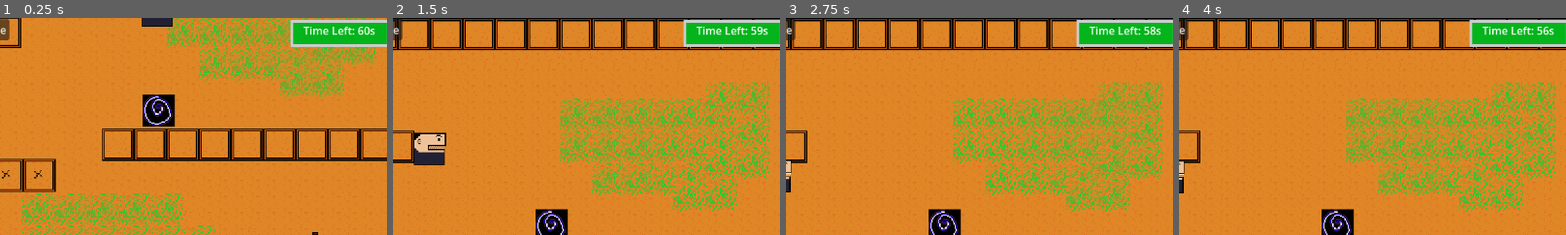
Above: before the commit, frames 1-4 (left to right).
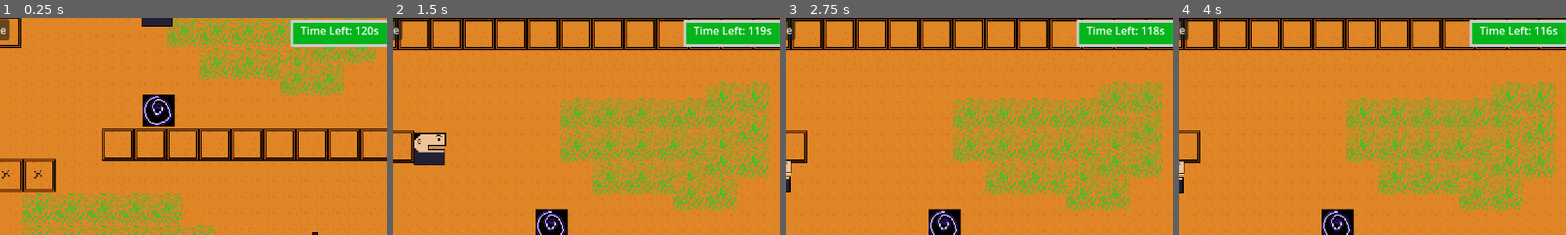
Above: after the commit, the same moments.

Repository: maltech0005-tech/Burper
Game: Godot game, scene res://scenes/game.tscn
Same seed, same stepped clock (60 frames per second), same inputs: the game is played once before the commit and once after it.
Inputs:
- Up to frame 1 (0.25 s): no input
- Up to frame 2 (1.5 s): tap Enter at 0.5 s; hold Up (up) 0.53-1.28 s; hold Right (right) from 0.53 s (still down); tap Alt at 1.35 s
- Up to frame 3 (2.75 s): tap Up (up) at 1.52, 1.55, 1.82 s; release Right (right) at 2.03 s; hold Left (left) from 2.03 s (still down); hold Up (up) from 2.03 s (still down); tap Shift at 2.1 s
- Up to frame 4 (4 s): release Left (left) at 2.78 s; release Up (up) at 2.78 s; hold Right (right) from 2.78 s (still down); tap Up (up) at 2.85, 3.02, 3.32 s; hold Up (up) from 3.53 s (still down); tap Alt at 3.6 s
The pictures show only the part of the screen within x 49-99%, y 0-50%; the shares and areas given below are measured in that part.

The runs differ from the first frame. In frame 1, 0.5% of the frame differs, in the area x 77-98%, y 4-9%; in frame 2, 0.5%; in frame 3, 0.5%; in frame 4, 0.5%.

Commit message:
updated the displayes and added audio

Diff:
--- a/scenes/block.tscn
+++ b/scenes/block.tscn
@@ -1,7 +1,9 @@
-[gd_scene load_steps=9 format=3 uid="uid://c0dmcy8suvthm"]
+[gd_scene load_steps=11 format=3 uid="uid://c0dmcy8suvthm"]
 
 [ext_resource type="Texture2D" uid="uid://ccliveox0nqo4" path="res://assets/BurperSpriteSheet.png" id="1_8r6n6"]
 [ext_resource type="Script" uid="uid://dj8xxklpg17mj" path="res://script/block.gd" id="1_cgrg5"]
+[ext_resource type="AudioStream" uid="uid://cu0iomcjpicyb" path="res://assets/block_cracking.mp3" id="3_4kun4"]
+[ext_resource type="AudioStream" uid="uid://bmlrrjyr8r26w" path="res://assets/block_broken.mp3" id="3_ojgcc"]
 
 [sub_resource type="AtlasTexture" id="AtlasTexture_cgrg5"]
 atlas = ExtResource("1_8r6n6")
@@ -72,6 +74,14 @@
 
 [node name="Timer" type="Timer" parent="."]
 
+[node name="block_brocken" type="AudioStreamPlayer2D" parent="."]
+stream = ExtResource("3_ojgcc")
+volume_db = -12.684
+
+[node name="block_cracking" type="AudioStreamPlayer2D" parent="."]
+stream = ExtResource("3_4kun4")
+volume_db = 1.0
+
 [connection signal="body_entered" from="Area2D" to="." method="_on_area_2d_body_entered"]
 [connection signal="body_exited" from="Area2D" to="." method="_on_area_2d_body_exited"]
 [connection signal="timeout" from="Timer" to="." method="_on_timer_timeout"]
--- a/scenes/game.gd
+++ b/scenes/game.gd
@@ -6,14 +6,11 @@
 @onready var game: Node2D = $"."
 @onready var bg: AnimatedSprite2D = $stats/bg
 @onready var restart: Button = $stats/restart
-@onready var meter: AnimatedSprite2D = $stats/meter
-
-@onready var meter_floor: CollisionShape2D = $Area2D/meter_floor
 
 var player = null
 @export var meter_scene:PackedScene
 
-var time = 60
+var time = 120
 var game_paused = false
 
 var is_cola_present=true
@@ -85,8 +82,6 @@
 		time-=1
 		run_timer()
 
-func wake():
-	pass
 
 func _on_pause_pressed() -> void:
 	if game_paused:
@@ -99,12 +94,3 @@
 		get_tree().paused=true
 		bg.visible=true
 		game_paused=true
-
-func start_meter_scene():
-	meter_floor.disabled=false
-	meter.visible=true
-	bg.visible=true
-
-func _on_area_2d_body_entered(body: Node2D) -> void:
-	if body.is_in_group("player"):
-		player.velocity=Vector2(0, 0)
--- a/scenes/game.tscn
+++ b/scenes/game.tscn
@@ -7,6 +7,7 @@
 [ext_resource type="PackedScene" uid="uid://cktap6qsgb131" path="res://scenes/lv_0.tscn" id="2_yqjtg"]
 [ext_resource type="PackedScene" uid="uid://c7765orpdoc1p" path="res://scenes/meter_scene.tscn" id="3_u5sy4"]
 [ext_resource type="Texture2D" uid="uid://cdcigcne2u1x7" path="res://assets/BurpMeter.png" id="5_p57ef"]
+[ext_resource type="AudioStream" uid="uid://k7pf62rwfgkf" path="res://assets/background.mp3" id="8_gee14"]
 
 [sub_resource type="StyleBoxFlat" id="StyleBoxFlat_lnu2h"]
 bg_color = Color(0.14901961, 0.25882354, 0.3137255, 1)
@@ -43,438 +44,6 @@
 "name": &"default",
 "speed": 5.0
 }]
-
-[sub_resource type="AtlasTexture" id="AtlasTexture_p57ef"]
-atlas = ExtResource("5_p57ef")
-region = Rect2(256, 128, 128, 64)
-
-[sub_resource type="AtlasTexture" id="AtlasTexture_u5sy4"]
-atlas = ExtResource("5_p57ef")
-region = Rect2(0, 0, 128, 64)
-
-[sub_resource type="AtlasTexture" id="AtlasTexture_gee14"]
-atlas = ExtResource("5_p57ef")
-region = Rect2(0, 0, 128, 64)
-
-[sub_resource type="AtlasTexture" id="AtlasTexture_0tnpc"]
-atlas = ExtResource("5_p57ef")
-region = Rect2(128, 0, 128, 64)
-
-[sub_resource type="AtlasTexture" id="AtlasTexture_vtaks"]
-atlas = ExtResource("5_p57ef")
-region = Rect2(0, 0, 128, 64)
-
-[sub_resource type="AtlasTexture" id="AtlasTexture_kvpfn"]
-atlas = ExtResource("5_p57ef")
-region = Rect2(128, 0, 128, 64)
-
-[sub_resource type="AtlasTexture" id="AtlasTexture_dinhu"]
-atlas = ExtResource("5_p57ef")
-region = Rect2(256, 0, 128, 64)
-
-[sub_resource type="AtlasTexture" id="AtlasTexture_kvuet"]
-atlas = ExtResource("5_p57ef")
-region = Rect2(0, 0, 128, 64)
-
-[sub_resource type="AtlasTexture" id="AtlasTexture_trtic"]
-atlas = ExtResource("5_p57ef")
-region = Rect2(128, 0, 128, 64)
-
-[sub_resource type="AtlasTexture" id="AtlasTexture_ir15t"]
-atlas = ExtResource("5_p57ef")
-region = Rect2(256, 0, 128, 64)
-
-[sub_resource type="AtlasTexture" id="AtlasTexture_ca42v"]
-atlas = ExtResource("5_p57ef")
-region = Rect2(0, 64, 128, 64)
-
-[sub_resource type="AtlasTexture" id="AtlasTexture_rysoc"]
-atlas = ExtResource("5_p57ef")
-region = Rect2(0, 0, 128, 64)
-
-[sub_resource type="AtlasTexture" id="AtlasTexture_ssvqc"]
-atlas = ExtResource("5_p57ef")
-region = Rect2(128, 0, 128, 64)
-
-[sub_resource type="AtlasTexture" id="AtlasTexture_264po"]
-atlas = ExtResource("5_p57ef")
-region = Rect2(256, 0, 128, 64)
-
-[sub_resource type="AtlasTexture" id="AtlasTexture_1kice"]
-atlas = ExtResource("5_p57ef")
-region = Rect2(0, 64, 128, 64)
-
-[sub_resource type="AtlasTexture" id="AtlasTexture_5newe"]
-atlas = ExtResource("5_p57ef")
-region = Rect2(128, 64, 128, 64)
-
-[sub_resource type="AtlasTexture" id="AtlasTexture_37s47"]
-atlas = ExtResource("5_p57ef")
-region = Rect2(0, 0, 128, 64)
-
-[sub_resource type="AtlasTexture" id="AtlasTexture_bt5mj"]
-atlas = ExtResource("5_p57ef")
-region = Rect2(128, 0, 128, 64)
-
-[sub_resource type="AtlasTexture" id="AtlasTexture_e1j6l"]
-atlas = ExtResource("5_p57ef")
-region = Rect2(256, 0, 128, 64)
-
-[sub_resource type="AtlasTexture" id="AtlasTexture_pl11u"]
-atlas = ExtResource("5_p57ef")
-region = Rect2(0, 64, 128, 64)
-
-[sub_resource type="AtlasTexture" id="AtlasTexture_bhx41"]
-atlas = ExtResource("5_p57ef")
-region = Rect2(128, 64, 128, 64)
-
-[sub_resource type="AtlasTexture" id="AtlasTexture_qnb83"]
-atlas = ExtResource("5_p57ef")
-region = Rect2(256, 64, 128, 64)
-
-[sub_resource type="AtlasTexture" id="AtlasTexture_sww3w"]
-atlas = ExtResource("5_p57ef")
-region = Rect2(0, 0, 128, 64)
-
-[sub_resource type="AtlasTexture" id="AtlasTexture_suyxu"]
-atlas = ExtResource("5_p57ef")
-region = Rect2(128, 0, 128, 64)
-
-[sub_resource type="AtlasTexture" id="AtlasTexture_sgl2t"]
-atlas = ExtResource("5_p57ef")
-region = Rect2(256, 0, 128, 64)
-
-[sub_resource type="AtlasTexture" id="AtlasTexture_qouja"]
-atlas = ExtResource("5_p57ef")
-region = Rect2(0, 64, 128, 64)
-
-[sub_resource type="AtlasTexture" id="AtlasTexture_wljb1"]
-atlas = ExtResource("5_p57ef")
-region = Rect2(128, 64, 128, 64)
-
-[sub_resource type="AtlasTexture" id="AtlasTexture_v2yb1"]
-atlas = ExtResource("5_p57ef")
-region = Rect2(256, 64, 128, 64)
-
-[sub_resource type="AtlasTexture" id="AtlasTexture_js0lu"]
-atlas = ExtResource("5_p57ef")
-region = Rect2(0, 128, 128, 64)
-
-[sub_resource type="AtlasTexture" id="AtlasTexture_gxtfn"]
-atlas = ExtResource("5_p57ef")
-region = Rect2(0, 0, 128, 64)
-
-[sub_resource type="AtlasTexture" id="AtlasTexture_twgab"]
-atlas = ExtResource("5_p57ef")
-region = Rect2(128, 0, 128, 64)
-
-[sub_resource type="AtlasTexture" id="AtlasTexture_02fa5"]
-atlas = ExtResource("5_p57ef")
-region = Rect2(256, 0, 128, 64)
-
-[sub_resource type="AtlasTexture" id="AtlasTexture_nepv3"]
-atlas = ExtResource("5_p57ef")
-region = Rect2(0, 64, 128, 64)
-
-[sub_resource type="AtlasTexture" id="AtlasTexture_7025r"]
-atlas = ExtResource("5_p57ef")
-region = Rect2(128, 64, 128, 64)
-
-[sub_resource type="AtlasTexture" id="AtlasTexture_m4url"]
-atlas = ExtResource("5_p57ef")
-region = Rect2(256, 64, 128, 64)
-
-[sub_resource type="AtlasTexture" id="AtlasTexture_8ool0"]
-atlas = ExtResource("5_p57ef")
-region = Rect2(0, 128, 128, 64)
-
-[sub_resource type="AtlasTexture" id="AtlasTexture_pr1ej"]
-atlas = ExtResource("5_p57ef")
-region = Rect2(128, 128, 128, 64)
-
-[sub_resource type="AtlasTexture" id="AtlasTexture_05nbr"]
-atlas = ExtResource("5_p57ef")
-region = Rect2(0, 0, 128, 64)
-
-[sub_resource type="AtlasTexture" id="AtlasTexture_0sl42"]
-atlas = ExtResource("5_p57ef")
-region = Rect2(128, 0, 128, 64)
-
-[sub_resource type="AtlasTexture" id="AtlasTexture_oaba0"]
-atlas = ExtResource("5_p57ef")
-region = Rect2(256, 0, 128, 64)
-
-[sub_resource type="AtlasTexture" id="AtlasTexture_458eo"]
-atlas = ExtResource("5_p57ef")
-region = Rect2(0, 64, 128, 64)
-
-[sub_resource type="AtlasTexture" id="AtlasTexture_h3rex"]
-atlas = ExtResource("5_p57ef")
-region = Rect2(128, 64, 128, 64)
-
-[sub_resource type="AtlasTexture" id="AtlasTexture_fedci"]
-atlas = ExtResource("5_p57ef")
-region = Rect2(256, 64, 128, 64)
-
-[sub_resource type="AtlasTexture" id="AtlasTexture_8qswn"]
-atlas = ExtResource("5_p57ef")
-region = Rect2(0, 128, 128, 64)
-
-[sub_resource type="AtlasTexture" id="AtlasTexture_rm0al"]
-atlas = ExtResource("5_p57ef")
-region = Rect2(128, 128, 128, 64)
-
-[sub_resource type="AtlasTexture" id="AtlasTexture_i4re6"]
-atlas = ExtResource("5_p57ef")
-region = Rect2(384, 0, 128, 64)
-
-[sub_resource type="AtlasTexture" id="AtlasTexture_pf7vy"]
-atlas = ExtResource("5_p57ef")
-region = Rect2(384, 64, 128, 64)
-
-[sub_resource type="AtlasTexture" id="AtlasTexture_o8ni1"]
-atlas = ExtResource("5_p57ef")
-region = Rect2(384, 128, 128, 64)
-
-[sub_resource type="AtlasTexture" id="AtlasTexture_3hbvx"]
-atlas = ExtResource("5_p57ef")
-region = Rect2(512, 0, 128, 64)
-
-[sub_resource type="AtlasTexture" id="AtlasTexture_q8j3a"]
-atlas = ExtResource("5_p57ef")
-region = Rect2(512, 64, 128, 64)
-
-[sub_resource type="AtlasTexture" id="AtlasTexture_ms3bu"]
-atlas = ExtResource("5_p57ef")
-region = Rect2(512, 128, 128, 64)
-
-[sub_resource type="AtlasTexture" id="AtlasTexture_7ixpq"]
-atlas = ExtResource("5_p57ef")
-region = Rect2(640, 0, 128, 64)
-
-[sub_resource type="AtlasTexture" id="AtlasTexture_bk1p3"]
-atlas = ExtResource("5_p57ef")
-region = Rect2(640, 64, 128, 64)
-
-[sub_resource type="SpriteFrames" id="SpriteFrames_n8ral"]
-animations = [{
-"frames": [{
-"duration": 1.0,
-"texture": SubResource("AtlasTexture_p57ef")
-}],
-"loop": true,
-"name": &"de",
-"speed": 5.0
-}, {
-"frames": [{
-"duration": 1.0,
-"texture": SubResource("AtlasTexture_u5sy4")
-}],
-"loop": true,
-"name": &"default",
-"speed": 5.0
-}, {
-"frames": [{
-"duration": 1.0,
-"texture": SubResource("AtlasTexture_gee14")
-}, {
-"duration": 1.0,
-"texture": SubResource("AtlasTexture_0tnpc")
-}],
-"loop": true,
-"name": &"new_animation",
-"speed": 5.0
-}, {
-"frames": [{
-"duration": 1.0,
-"texture": SubResource("AtlasTexture_vtaks")
-}, {
-"duration": 1.0,
-"texture": SubResource("AtlasTexture_kvpfn")
-}, {
-"duration": 1.0,
-"texture": SubResource("AtlasTexture_dinhu")
-}],
-"loop": true,
-"name": &"new_animation_1",
-"speed": 5.0
-}, {
-"frames": [{
-"duration": 1.0,
-"texture": SubResource("AtlasTexture_kvuet")
-}, {
-"duration": 1.0,
-"texture": SubResource("AtlasTexture_trtic")
-}, {
-"duration": 1.0,
-"texture": SubResource("AtlasTexture_ir15t")
-}, {
-"duration": 1.0,
-"texture": SubResource("AtlasTexture_ca42v")
-}],
-"loop": true,
-"name": &"new_animation_2",
-"speed": 5.0
-}, {
-"frames": [{
-"duration": 1.0,
-"texture": SubResource("AtlasTexture_rysoc")
-}, {
-"duration": 1.0,
-"texture": SubResource("AtlasTexture_ssvqc")
-}, {
-"duration": 1.0,
-"texture": SubResource("AtlasTexture_264po")
-}, {
-"duration": 1.0,
-"texture": SubResource("AtlasTexture_1kice")
-}, {
-"duration": 1.0,
-"texture": SubResource("AtlasTexture_5newe")
-}],
-"loop": true,
-"name": &"new_animation_3",
-"speed": 5.0
-}, {
-"frames": [{
-"duration": 1.0,
-"texture": SubResource("AtlasTexture_37s47")
-}, {
-"duration": 1.0,
-"texture": SubResource("AtlasTexture_bt5mj")
-}, {
-"duration": 1.0,
-"texture": SubResource("AtlasTexture_e1j6l")
-}, {
-"duration": 1.0,
-"texture": SubResource("AtlasTexture_pl11u")
-}, {
-"duration": 1.0,
-"texture": SubResource("AtlasTexture_bhx41")
-}, {
-"duration": 1.0,
-"texture": SubResource("AtlasTexture_qnb83")
-}],
-"loop": true,
-"name": &"new_animation_4",
-"speed": 5.0
-}, {
-"frames": [{
-"duration": 1.0,
-"texture": SubResource("AtlasTexture_sww3w")
-}, {
-"duration": 1.0,
-"texture": SubResource("AtlasTexture_suyxu")
-}, {
-"duration": 1.0,
-"texture": SubResource("AtlasTexture_sgl2t")
-}, {
-"duration": 1.0,
-"texture": SubResource("AtlasTexture_qouja")
-}, {
-"duration": 1.0,
-"texture": SubResource("AtlasTexture_wljb1")
-}, {
-"duration": 1.0,
-"texture": SubResource("AtlasTexture_v2yb1")
-}, {
-"duration": 1.0,
-"texture": SubResource("AtlasTexture_js0lu")
-}],
-"loop": true,
-"name": &"new_animation_5",
-"speed": 5.0
-}, {
-"frames": [{
-"duration": 1.0,
-"texture": SubResource("AtlasTexture_gxtfn")
-}, {
-"duration": 1.0,
-"texture": SubResource("AtlasTexture_twgab")
-}, {
-"duration": 1.0,
-"texture": SubResource("AtlasTexture_02fa5")
-}, {
-"duration": 1.0,
-"texture": SubResource("AtlasTexture_nepv3")
-}, {
-"duration": 1.0,
-"texture": SubResource("AtlasTexture_7025r")
-}, {
-"duration": 1.0,
-"texture": SubResource("AtlasTexture_m4url")
-}, {
-"duration": 1.0,
-"texture": SubResource("AtlasTexture_8ool0")
-}, {
-"duration": 1.0,
-"texture": SubResource("AtlasTexture_pr1ej")
-}],
-"loop": true,
-"name": &"new_animation_6",
-"speed": 5.0
-}, {
-"frames": [{
-"duration": 1.0,
-"texture": SubResource("AtlasTexture_05nbr")
-}, {
-"duration": 1.0,
-"texture": SubResource("AtlasTexture_0sl42")
-}, {
-"duration": 1.0,
-"texture": SubResource("AtlasTexture_oaba0")
-}, {
-"duration": 1.0,
-"texture": SubResource("AtlasTexture_458eo")
-}, {
-"duration": 1.0,
-"texture": SubResource("AtlasTexture_h3rex")
-}, {
-"duration": 1.0,
-"texture": SubResource("AtlasTexture_fedci")
-}, {
-"duration": 1.0,
-"texture": SubResource("AtlasTexture_8qswn")
-}, {
-"duration": 1.0,
-"texture": SubResource("AtlasTexture_rm0al")
-}, {
-"duration": 1.0,
-"texture": SubResource("AtlasTexture_i4re6")
-}, {
-"duration": 1.0,
-"texture": SubResource("AtlasTexture_pf7vy")
-}, {
-"duration": 1.0,
-"texture": SubResource("AtlasTexture_o8ni1")
-}, {
-"duration": 1.0,
-"texture": SubResource("AtlasTexture_3hbvx")
-}, {
-"duration": 1.0,
-"texture": SubResource("AtlasTexture_q8j3a")
-}, {
-"duration": 1.0,
-"texture": SubResource("AtlasTexture_ms3bu")
-}, {
-"duration": 1.0,
-"texture": SubResource("AtlasTexture_7ixpq")
-}, {
-"duration": 1.0,
-"texture": SubResource("AtlasTexture_bk1p3")
-}],
-"loop": true,
-"name": &"new_animation_7",
-"speed": 5.0
-}, {
-"frames": [],
-"loop": true,
-"name": &"new_animation_8",
-"speed": 5.0
-}]
-
-[sub_resource type="RectangleShape2D" id="RectangleShape2D_p57ef"]
-size = Vector2(1494, 17.900513)
 
 [node name="game" type="Node2D"]
 script = ExtResource("1_lbhrr")
@@ -559,23 +128,13 @@
 text = "Game Over
 Click to Restart"
 
-[node name="meter" type="AnimatedSprite2D" parent="stats"]
-process_mode = 3
-visible = false
-position = Vector2(563.35315, 537.8918)
-scale = Vector2(3, 3)
-sprite_frames = SubResource("SpriteFrames_n8ral")
-animation = &"de"
-
 [node name="lv0" parent="." instance=ExtResource("2_yqjtg")]
 
-[node name="Area2D" type="CharacterBody2D" parent="."]
-position = Vector2(300.61823, 438.0995)
-
-[node name="meter_floor" type="CollisionShape2D" parent="Area2D"]
-position = Vector2(452.38177, -1.0497437)
-shape = SubResource("RectangleShape2D_p57ef")
-disabled = true
+[node name="AudioStreamPlayer2D" type="AudioStreamPlayer2D" parent="."]
+process_mode = 3
+stream = ExtResource("8_gee14")
+autoplay = true
+parameters/looping = false
 
 [connection signal="pressed" from="stats/pause" to="." method="_on_pause_pressed"]
 [connection signal="timeout" from="stats/Timer" to="." method="_on_timer_timeout"]
--- a/scenes/meter_scene.tscn
+++ b/scenes/meter_scene.tscn
@@ -1422,6 +1422,9 @@
 	move_and_slide()
 "
 
+[sub_resource type="RectangleShape2D" id="RectangleShape2D_mocl5"]
+size = Vector2(29, 31)
+
 [sub_resource type="AtlasTexture" id="AtlasTexture_mwoxm"]
 atlas = ExtResource("1_au8l4")
 region = Rect2(0, 240, 32, 32)
@@ -1461,7 +1464,7 @@
 "texture": SubResource("AtlasTexture_mwoxm")
 }],
 "loop": true,
-"name": &"default",
+"name": &"b1",
 "speed": 5.0
 }, {
 "frames": [{
@@ -1520,9 +1523,6 @@
 "name": &"new_animation_6",
 "speed": 5.0
 }]
-
-[sub_resource type="RectangleShape2D" id="RectangleShape2D_mocl5"]
-size = Vector2(29, 31)
 
 [sub_resource type="TileSetAtlasSource" id="TileSetAtlasSource_i8ivy"]
 texture = ExtResource("2_qgidq")
@@ -1762,7 +1762,8 @@
 position = Vector2(384, 331.00006)
 scale = Vector2(3, 3)
 sprite_frames = SubResource("SpriteFrames_ixrmw")
-animation = &"breaker"
+animation = &"0"
+autoplay = "0"
 
 [node name="Area2D" type="CharacterBody2D" parent="."]
 position = Vector2(300.61823, 438.0995)
@@ -1780,10 +1781,6 @@
 [node name="player" type="CharacterBody2D" parent="."]
 position = Vector2(369, 16)
 script = SubResource("GDScript_au8l4")
-
-[node name="AnimatedSprite2D" type="AnimatedSprite2D" parent="player"]
-position = Vector2(-2, -0.6446991)
-sprite_frames = SubResource("SpriteFrames_64m8y")
 
 [node name="CollisionShape2D" type="CollisionShape2D" parent="player"]
 position = Vector2(-2.5, -0.5)
@@ -1797,6 +1794,14 @@
 limit_right = 773
 limit_bottom = 446
 
+[node name="AudioStreamPlayer2D" type="AudioStreamPlayer2D" parent="player"]
+
+[node name="AnimatedSprite2D" type="AnimatedSprite2D" parent="player"]
+position = Vector2(-2, -0.6446991)
+sprite_frames = SubResource("SpriteFrames_64m8y")
+animation = &"b1"
+autoplay = "new_animation"
+
 [node name="platform" type="TileMapLayer" parent="."]
 position = Vector2(242.23145, 60.97386)
 tile_map_data = PackedByteArray("AAD9/wkAAAAdAAAAAAD9/woAAAAdAAEAAAD+/wkAAAAeAAAAAAD+/woAAAAeAAEAAAD//wkAAAAdAAAAAAD//w …(688 unchanged characters)…
--- a/script/block.gd
+++ b/script/block.gd
@@ -2,8 +2,11 @@
 
 @onready var timer: Timer = $Timer
 @onready var crack_sprite: AnimatedSprite2D = $crack_sprite
+@onready var block_brocken: AudioStreamPlayer2D = $block_brocken
+@onready var block_cracking: AudioStreamPlayer2D = $block_cracking
 
 var crack =1
+var its_player=false
 # Called when the node enters the scene tree for the first time.
 func _ready() -> void:
 	pass # Replace with function body.
@@ -17,15 +20,26 @@
 		crack_sprite.play("crack2")
 	if crack == 3:
 		crack_sprite.play("shatter")
-		await crack_sprite.animation_finished
-		queue_free()
+		if its_player:
+			block_brocken.play()
+			await block_brocken.finished
+			queue_free()
+		else:
+			await crack_sprite.animation_finished
+			queue_free()
 
 func _on_area_2d_body_entered(body: Node2D) -> void:
 	if body.is_in_group("player") or body.is_in_group("enemies"):
 		timer.start(1.5)
+		if body.is_in_group("player"):
+			block_cracking.play()
+			its_player=true
 
-func _on_area_2d_body_exited(_body: Node2D) -> void:
+func _on_area_2d_body_exited(body: Node2D) -> void:
 	timer.stop()
+	if body.is_in_group("player"):
+		block_cracking.stop()
+		its_player=false
 
 func _on_timer_timeout() -> void:
 	crack+=1
--- a/script/player.gd
+++ b/script/player.gd
@@ -4,6 +4,8 @@
 const SPEED = 150.0
 @onready var drink_particles: AnimatedSprite2D = $drink_particles
 @onready var player_sprite: AnimatedSprite2D = $player_sprite
+
+
 var cola_cap = 0
 
 func _ready() -> void:
Not shown, added: assets/Player_drop.mp3.import
Not shown, added: assets/background.mp3.import
Not shown, added: assets/block_broken.mp3.import
Not shown, added: assets/block_cracking.mp3.import
Not shown, added: assets/burp1.mp3.import
Not shown, added: assets/burp2.mp3.import
Not shown, added: assets/collide.mp3.import
Not shown, added: assets/moving.mp3.import
Not shown: 1 places in scenes/game.tscn that only renumber resources
Not shown, added: assets/Player_drop.mp3
Not shown, added: assets/background.mp3
Not shown, added: assets/block_broken.mp3
(and 5 more such lines)
